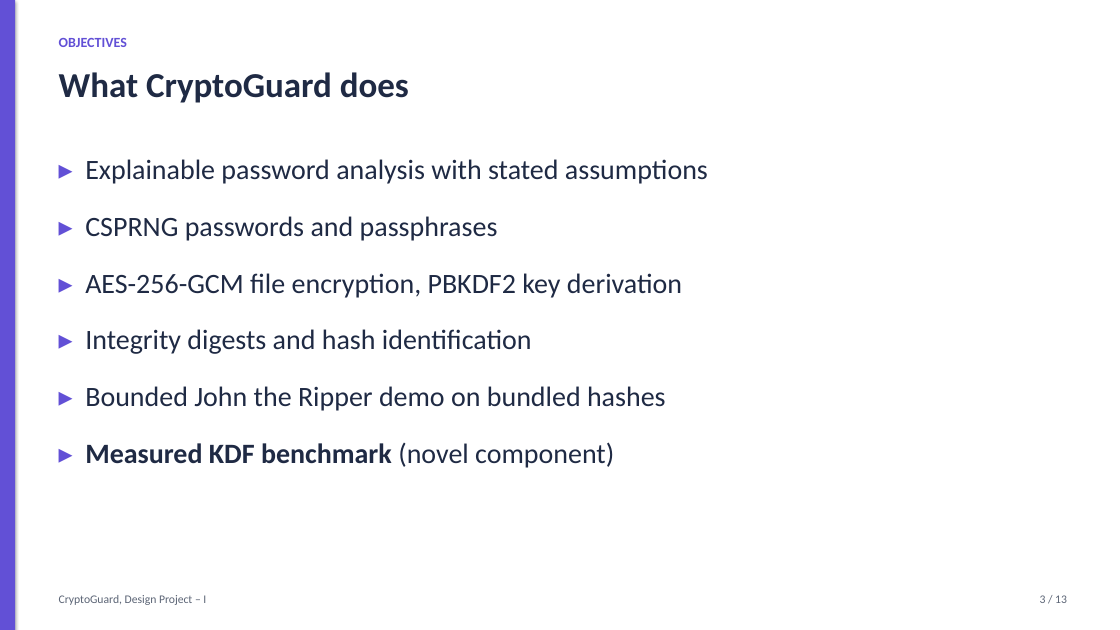
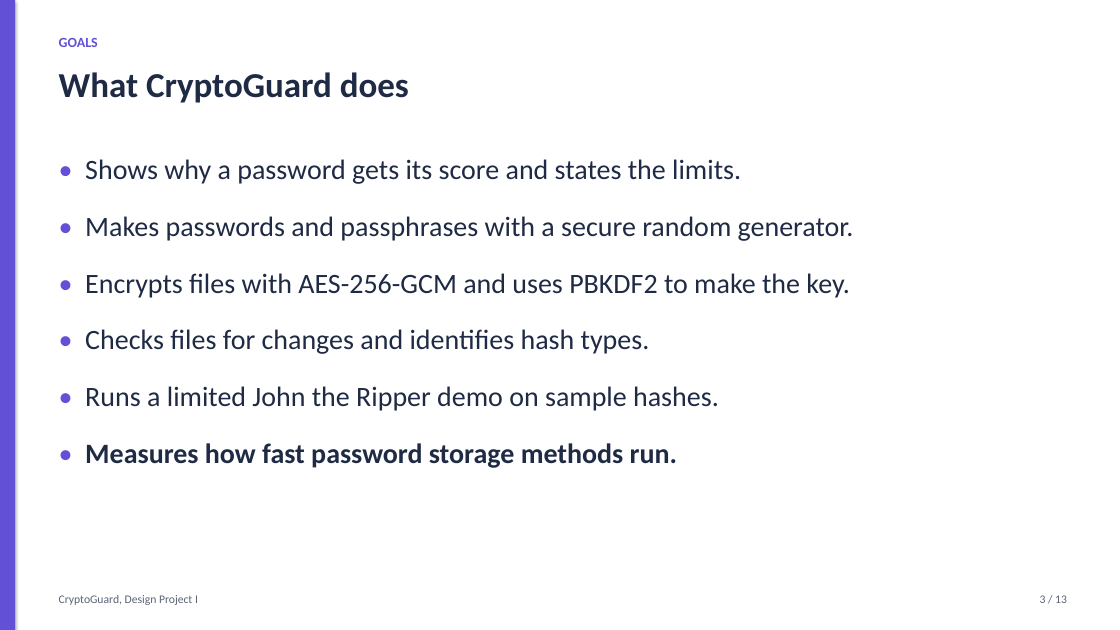
Before and after one commit to harshacreate/CryptoGuard, a slide deck: slide 3 of report/CryptoGuard_Presentation.pptx. Drawn at 1120x630 pixels with LibreOffice and Linux fonts; fonts in the diff are those of the drawing. Boxes give left, top, right and bottom in pixels: in the first picture for what was removed or moved away, otherwise in the second. Text is boxed around its words. In the diff, an @@ line names an element or a change of style, - is before the commit and + after.

```diff
--- a/report/CryptoGuard_Presentation.pptx
+++ b/report/CryptoGuard_Presentation.pptx
@@ text at [59,38,98,47]: text changed @@
-OBJECTIVES
+GOALS
@@ text at [85,159,854,468]: text changed @@
-▸ Explainable password analysis with stated assumptions
-▸ CSPRNG passwords and passphrases
-▸ AES-256-GCM file encryption, PBKDF2 key derivation
-▸ Integrity digests and hash identification
-▸ Bounded John the Ripper demo on bundled hashes
-▸ Measured KDF benchmark (novel component)
+• Shows why a password gets its score and states the limits.
+• Makes passwords and passphrases with a secure random generator.
+• Encrypts files with AES-256-GCM and uses PBKDF2 to make the key.
+• Checks files for changes and identifies hash types.
+• Runs a limited John the Ripper demo on sample hashes.
+• Measures how fast password storage methods run.
@@ text at [59,595,198,605]: text changed @@
-CryptoGuard, Design Project – I
+CryptoGuard, Design Project I
```
Also in this commit, not shown: 12 other slides changed, 17 other files.
